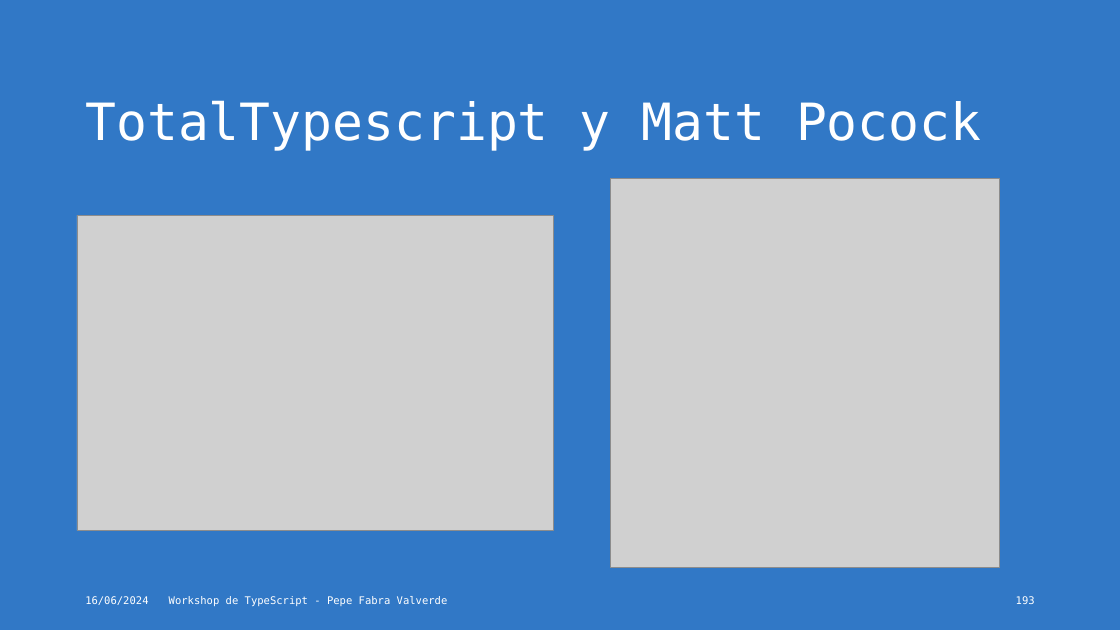
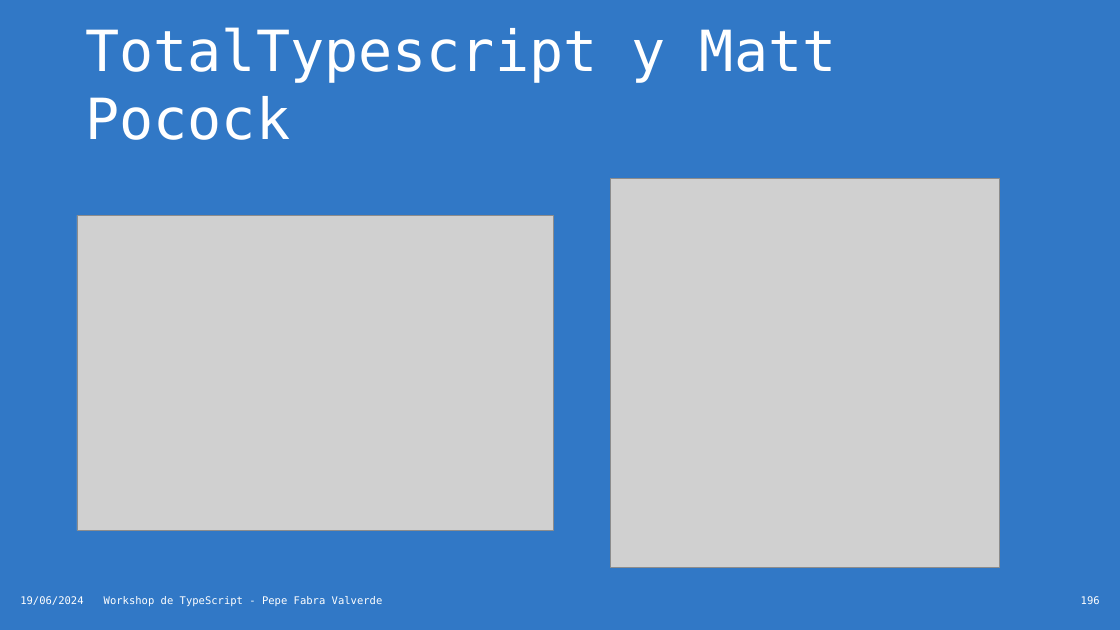
Before and after one commit to jofaval/talks-about, a slide deck: slide 196 of workshops/typescript/typescript-workshop.es.pptx (slide 193 before the commit). Drawn at 1120x630 pixels with LibreOffice and Linux fonts; fonts in the diff are those of the drawing; grey boxes stand for pictures. Boxes give left, top, right and bottom in pixels: in the first picture for what was removed or moved away, otherwise in the second. Text is boxed around its words. In the diff, an @@ line names an element or a change of style, - is before the commit and + after.

Commit message:
feat(typescript): update wip

```diff
--- a/workshops/typescript/typescript-workshop.es.pptx
+++ b/workshops/typescript/typescript-workshop.es.pptx
@@ title "TotalTypescript y Matt Pocock" at <box>85,27,837,140</box>: size 44 to 48.6 pt @@
@@ text at <box>20,596,83,605</box>: text changed @@
-16/06/2024
+19/06/2024
@@ text "Workshop de TypeScript - Pepe ...": place and size @@
-text "Workshop de TypeScript - Pepe ..." at <box>169,596,448,606</box>
+text "Workshop de TypeScript - Pepe ..." at <box>104,596,383,606</box>
@@ page number at <box>1081,596,1100,604</box>: text changed @@
-193
+196
```
Also in this commit, not shown: 188 other slides changed, 4 slides added, 2 other files.
